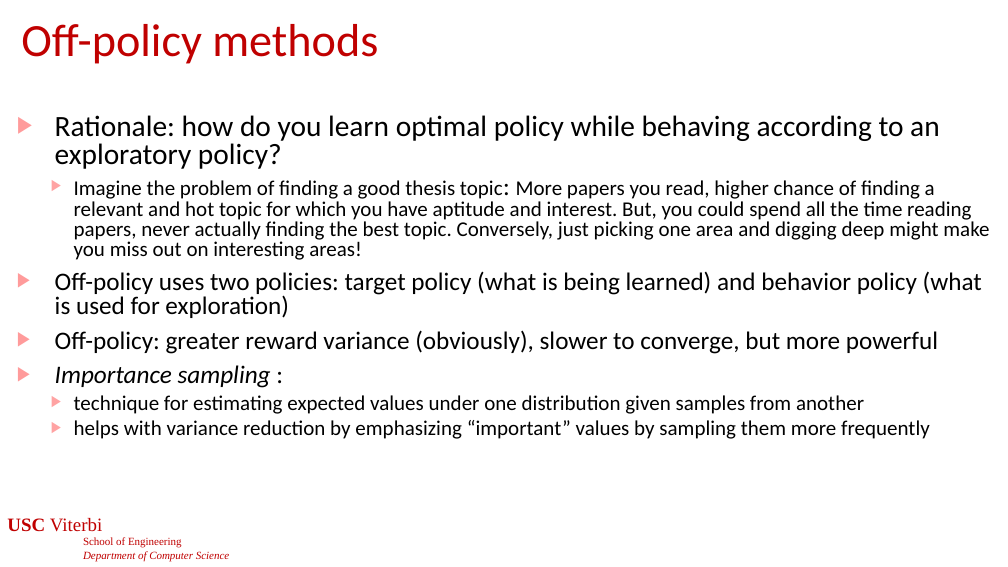
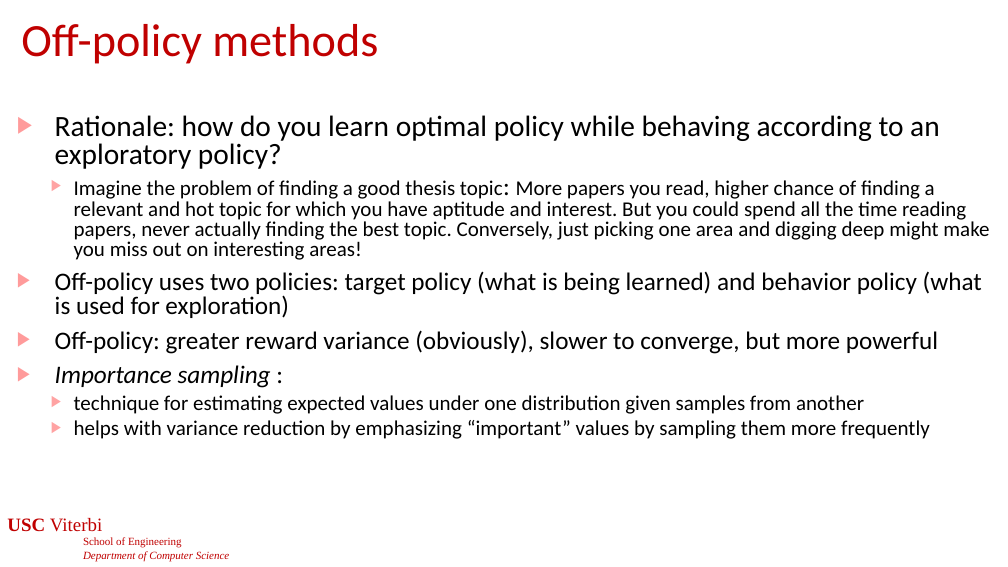
Before and after one commit to jdeshmukh/jdeshmukh.github.io, a slide deck: slide 31 of teaching/cs513slides/lecture12-RLDeepRL.pptx. Drawn at 1008x567 pixels with LibreOffice and Linux fonts; fonts in the diff are those of the drawing; background and template pictures are left out. Boxes give left, top, right and bottom in pixels: in the first picture for what was removed or moved away, otherwise in the second. Text is boxed around its words. In the diff, an @@ line names an element or a change of style, - is before the commit and + after.

Commit message:
stuff

```diff
--- a/teaching/cs513slides/lecture12-RLDeepRL.pptx
+++ b/teaching/cs513slides/lecture12-RLDeepRL.pptx
@@ text at <box>74,180,989,260</box>: text changed @@
-  ▶ Imagine the problem of finding a good thesis topic: More papers you read, higher chance of finding a relevant and hot topic for which you have aptitude and interest. But, you could spend all the time reading papers, never actually finding the best topic. Conversely, just picking one area and digging deep might make you miss out on interesting areas!
+  ▶ Imagine the problem of finding a good thesis topic: More papers you read, higher chance of finding a relevant and hot topic for which you have aptitude and interest. But you could spend all the time reading papers, never actually finding the best topic. Conversely, just picking one area and digging deep might make you miss out on interesting areas!
```
Also in this commit, not shown: 1 other slide changed.
